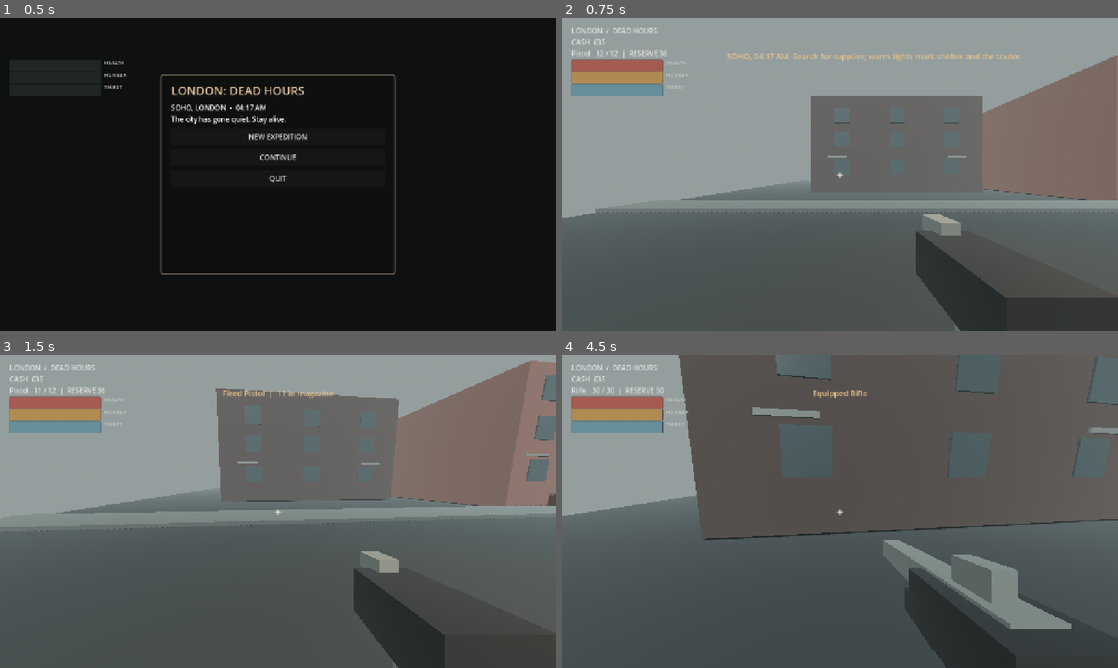
Above: before the commit, frames 1-4 (two rows, left to right).
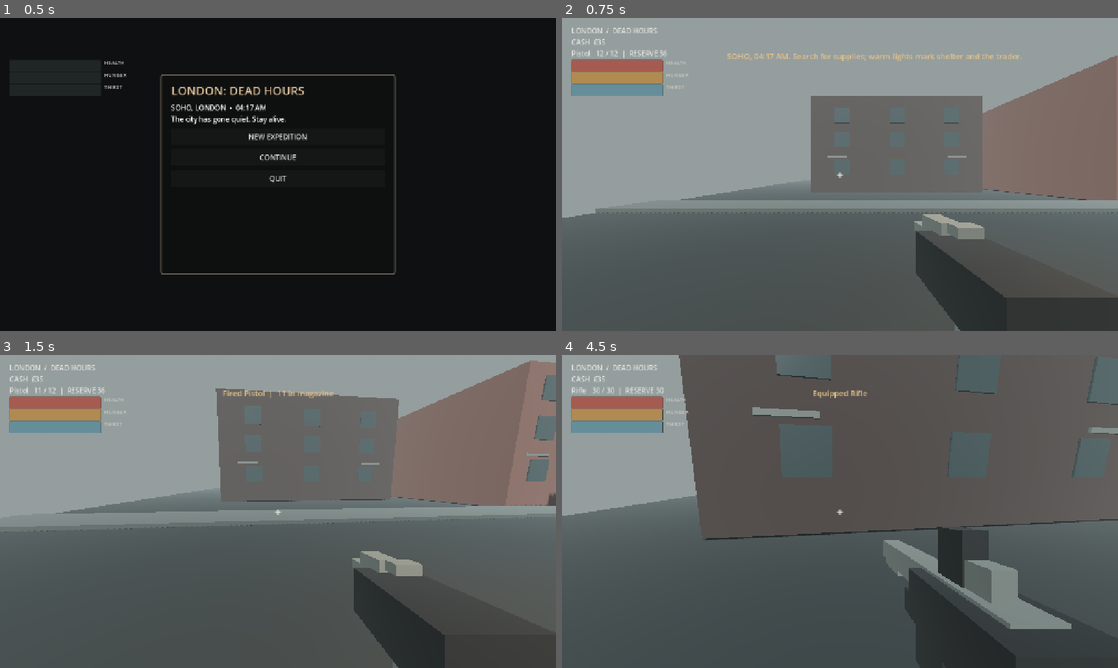
Above: after the commit, the same moments.

Repository: mrbedgrief-ship-it/london-dead-hours
Game: Godot game, scene res://scenes/main.tscn
Same seed, same stepped clock (60 frames per second), same inputs: the game is played once before the commit and once after it.
Inputs (mouse positions are in pixels of both pictures, inside the frame that each line leads up to):
- Up to frame 1 (0.5 s): no input
- Up to frame 2 (0.75 s): click "NEW EXPEDITION" at 0.5 s
- Up to frame 3 (1.5 s): tap Enter at 1.25 s; move the mouse to (305, 511) at 1.27 s; hold W (move_forward) from 1.28 s (still down); hold E (interact) from 1.28 s (still down); click (305, 511) at 1.42 s
- Up to frame 4 (4.5 s): keep holding W (move_forward); tap Space (jump) at 1.52, 2.27, 3.5, 3.77 s; move the mouse to (812, 511) at 2.02 s; release E (interact) at 2.03 s; tap Shift (sprint) at 2.1 s; move the mouse to (851, 505) at 2.77 s; tap 1 at 2.85 s; move the mouse to (834, 517) at 3.52 s; tap 2 at 3.6 s; click (834, 517) at 3.67 s; move the mouse to (878, 514) at 4.27 s; tap 3 at 4.35 s

Frame 1 is identical in both runs. In frame 2, 0.3% of the frame differs, in the area x 63-76%, y 64-71%; in frame 3, 0.3%; in frame 4, 1.6%, in the area x 58-77%, y 54-100%.

Commit message:
Refine first-person weapon silhouettes and detailing

Diff:
--- a/scripts/player.gd
+++ b/scripts/player.gd
@@ -78,6 +78,9 @@
 	_add_weapon_box(pistol, Vector3(0.15, 0.12, 0.30), Vector3(0.29, -0.22, -0.40), game.mat_gun)
 	_add_weapon_box(pistol, Vector3(0.10, 0.18, 0.13), Vector3(0.29, -0.34, -0.34), game.mat_metal)
 	_add_weapon_box(pistol, Vector3(0.055, 0.045, 0.11), Vector3(0.29, -0.15, -0.56), game.mat_metal)
+	_add_weapon_box(pistol, Vector3(0.035, 0.035, 0.18), Vector3(0.29, -0.19, -0.62), game.mat_metal)
+	_add_weapon_box(pistol, Vector3(0.06, 0.025, 0.045), Vector3(0.29, -0.13, -0.45), game.mat_metal)
+	_add_weapon_box(pistol, Vector3(0.13, 0.035, 0.13), Vector3(0.29, -0.37, -0.32), game.mat_gun)
 	weapon_root.add_child(pistol)
 	weapon_models["Pistol"] = pistol
 
@@ -87,6 +90,9 @@
 	_add_weapon_box(shotgun, Vector3(0.17, 0.13, 0.30), Vector3(0.28, -0.23, -0.39), game.mat_gun)
 	_add_weapon_box(shotgun, Vector3(0.12, 0.09, 0.22), Vector3(0.28, -0.30, -0.61), game.mat_wood)
 	_add_weapon_box(shotgun, Vector3(0.12, 0.13, 0.24), Vector3(0.28, -0.25, -0.18), game.mat_wood)
+	_add_weapon_box(shotgun, Vector3(0.09, 0.055, 0.42), Vector3(0.28, -0.25, -0.83), game.mat_metal)
+	_add_weapon_box(shotgun, Vector3(0.055, 0.035, 0.12), Vector3(0.28, -0.13, -0.57), game.mat_gun)
+	_add_weapon_box(shotgun, Vector3(0.10, 0.10, 0.16), Vector3(0.28, -0.35, -0.40), game.mat_gun)
 	weapon_root.add_child(shotgun)
 	weapon_models["Shotgun"] = shotgun
 
@@ -97,6 +103,10 @@
 	_add_weapon_box(rifle, Vector3(0.12, 0.14, 0.27), Vector3(0.28, -0.25, -0.13), game.mat_wood)
 	_add_weapon_box(rifle, Vector3(0.11, 0.075, 0.21), Vector3(0.28, -0.30, -0.57), game.mat_gun)
 	_add_weapon_box(rifle, Vector3(0.045, 0.06, 0.12), Vector3(0.28, -0.13, -0.39), game.mat_metal)
+	_add_weapon_box(rifle, Vector3(0.075, 0.08, 0.23), Vector3(0.28, -0.23, -0.92), game.mat_metal)
+	_add_weapon_box(rifle, Vector3(0.055, 0.12, 0.10), Vector3(0.28, -0.10, -0.45), game.mat_gun)
+	_add_weapon_box(rifle, Vector3(0.11, 0.18, 0.15), Vector3(0.28, -0.35, -0.50), game.mat_gun)
+	_add_weapon_box(rifle, Vector3(0.08, 0.05, 0.28), Vector3(0.28, -0.22, -0.03), game.mat_wood)
 	weapon_root.add_child(rifle)
 	weapon_models["Rifle"] = rifle
 	_refresh_weapon_model()
